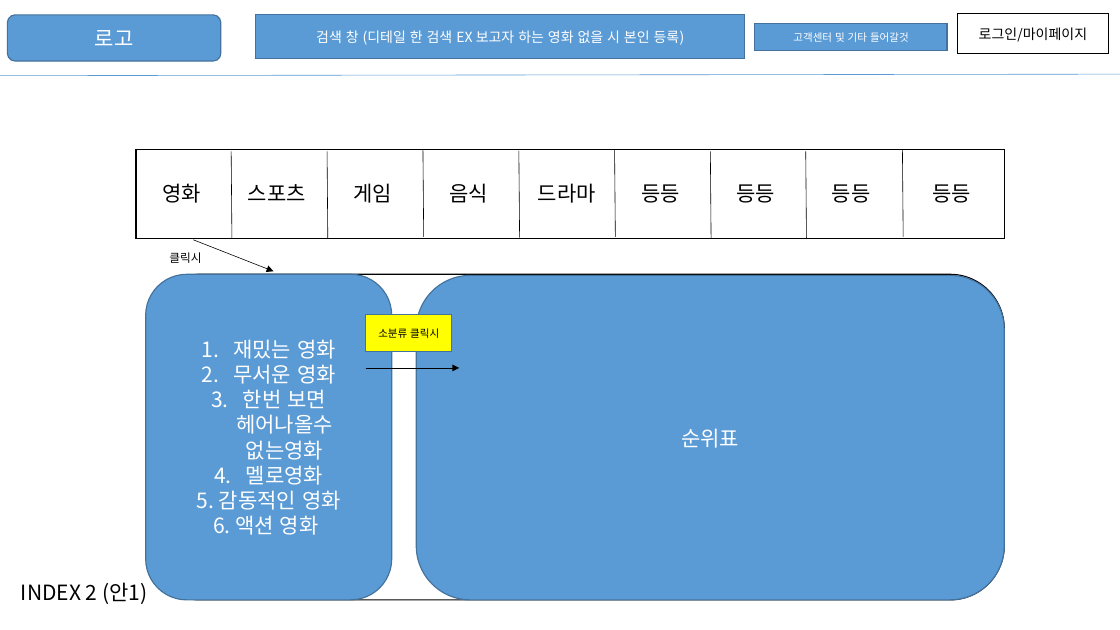
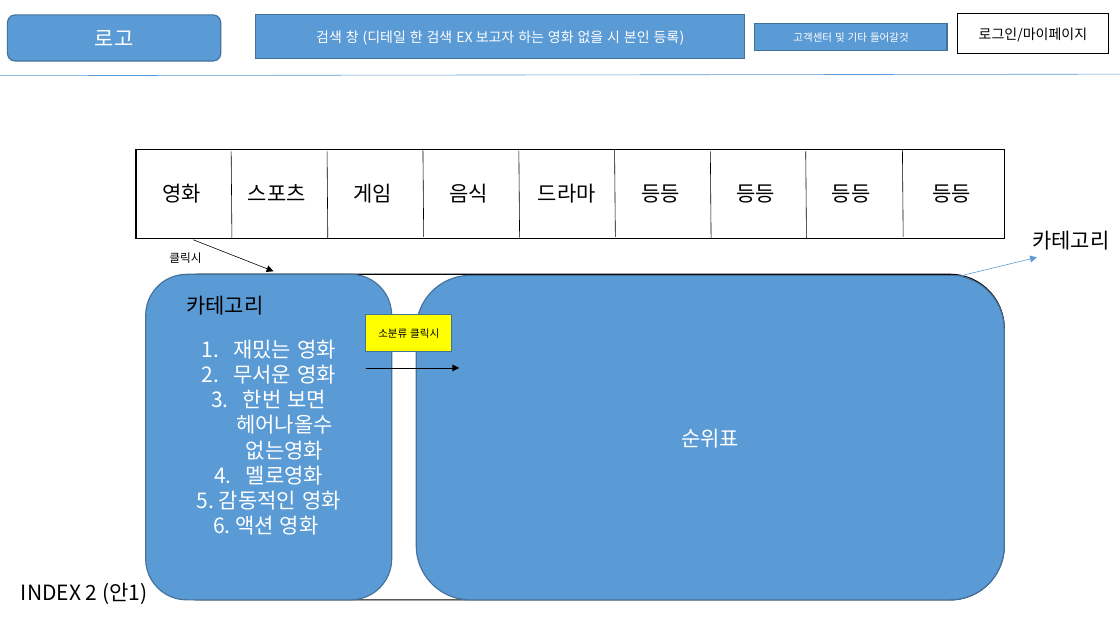
Before and after one commit to What-The-Pork/meeting-log, a slide deck: slide 2 of image/랭킹웹사이트 프로토타입.pptx. Drawn at 1120x630 pixels with LibreOffice and Linux fonts; fonts in the diff are those of the drawing. Boxes give left, top, right and bottom in pixels: in the first picture for what was removed or moved away, otherwise in the second. Text is boxed around its words. In the diff, an @@ line names an element or a change of style, - is before the commit and + after.

```diff
--- a/image/랭킹웹사이트 프로토타입.pptx
+++ b/image/랭킹웹사이트 프로토타입.pptx
@@ text added at [1032,230,1109,250], 18 pt, text #000000 @@
+카테고리
@@ arrow added from (933, 282) to (1038, 257), #5B9BD5 0.5 pt @@
@@ text added at [186,295,263,315], 18 pt, text #000000 @@
+카테고리
```
Also in this commit, not shown: 4 other slides changed, 2 slides added.
